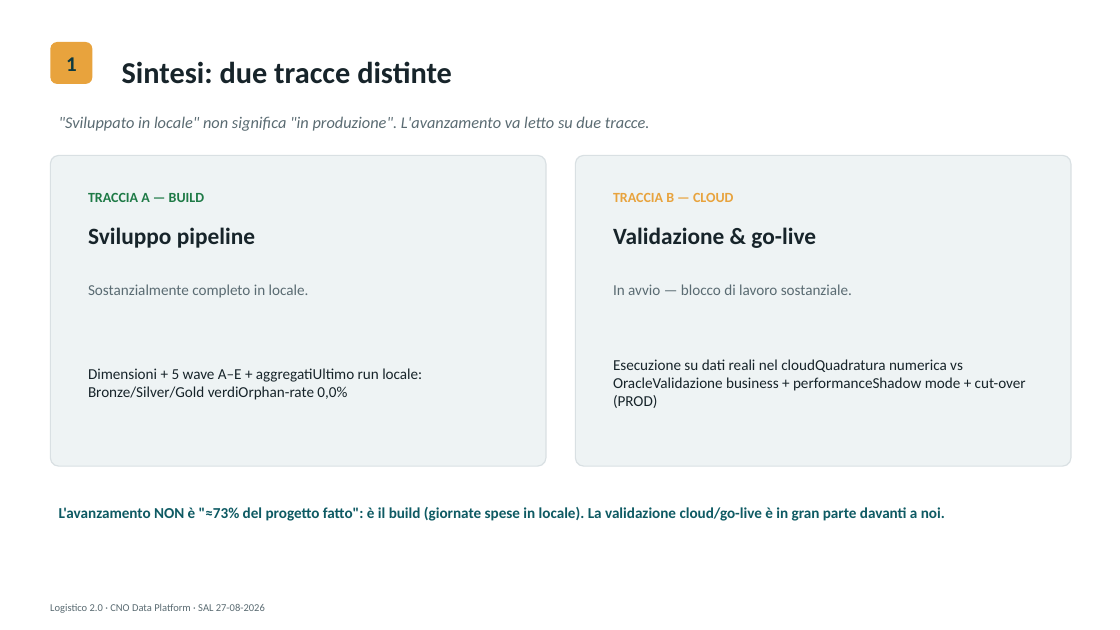
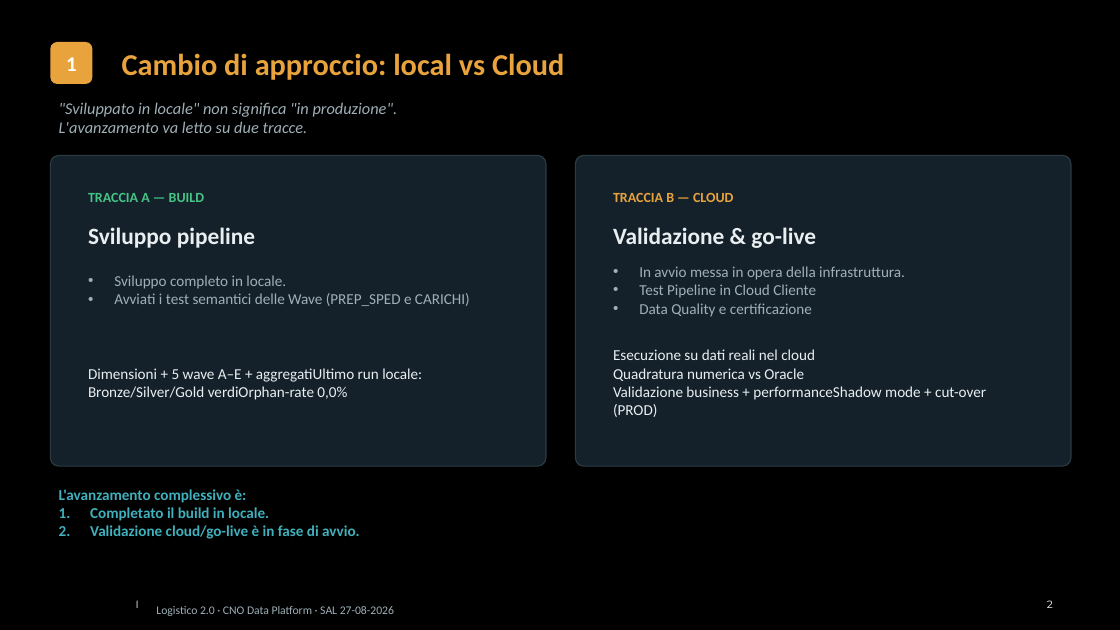
Before and after one commit to LuigiScrimitore/logistico-documentation, a slide deck: slide 2 of DOCS/piani/SAL_2026-08-27_Logistico2.0.pptx. Drawn at 1120x630 pixels with LibreOffice and Linux fonts; fonts in the diff are those of the drawing; background and template pictures are left out. Boxes give left, top, right and bottom in pixels: in the first picture for what was removed or moved away, otherwise in the second. Text is boxed around its words. In the diff, an @@ line names an element or a change of style, - is before the commit and + after.

```diff
--- a/DOCS/piani/SAL_2026-08-27_Logistico2.0.pptx
+++ b/DOCS/piani/SAL_2026-08-27_Logistico2.0.pptx
@@ background #FFFFFF to #000000 @@
@@ text "1" at <box>66,57,77,71</box>: text colour #0E3A40 to #FFFFFF @@
@@ text at <box>122,53,564,80</box>: text changed; text colour #17242A to #E8A33D @@
-Sintesi: due tracce distinte
+Cambio di approccio: local vs Cloud
@@ text at <box>59,102,398,133</box>: text changed; text colour #5A6B72 to #9FB0B7 @@
-"Sviluppato in locale" non significa "in produzione". L'avanzamento va letto su due tracce.
+"Sviluppato in locale" non significa "in produzione".
+L'avanzamento va letto su due tracce.
@@ rounded rectangle at <box>50,155,546,466</box>: fill #EEF3F4 to #14212A; outline #D9E0E3 1 pt to #2C3A42 1 pt @@
@@ rounded rectangle at <box>576,155,1071,466</box>: fill #EEF3F4 to #14212A; outline #D9E0E3 1 pt to #2C3A42 1 pt @@
@@ text "TRACCIA A — BUILD" at <box>88,193,204,202</box>: text colour #1E7A46 to #45C486 @@
@@ text colour #17242A to #E9EEF1 in 3 elements at <box>88,227,255,248</box>, <box>88,368,422,400</box>, <box>613,227,816,248</box> @@
@@ text at <box>639,266,905,317</box>: text changed; text colour #5A6B72 to #9FB0B7 @@
-In avvio — blocco di lavoro sostanziale.
+• In avvio messa in opera della infrastruttura.
+• Test Pipeline in Cloud Cliente
+• Data Quality e certificazione
@@ text at <box>114,275,470,306</box>: text changed; text colour #5A6B72 to #9FB0B7 @@
-Sostanzialmente completo in locale.
+• Sviluppo completo in locale.
+• Avviati i test semantici delle Wave (PREP_SPED e CARICHI)
@@ text at <box>613,349,986,417</box>: text changed; text colour #17242A to #E9EEF1 @@
-Esecuzione su dati reali nel cloudQuadratura numerica vs OracleValidazione business + performanceShadow mode + cut-over (PROD)
+Esecuzione su dati reali nel cloud
+Quadratura numerica vs Oracle
+Validazione business + performanceShadow mode + cut-over (PROD)
@@ text at <box>59,489,360,539</box>: text changed; text colour #0E5A63 to #3FB0BC @@
-L'avanzamento NON è "≈73% del progetto fatto": è il build (giornate spese in locale). La validazione cloud/go-live è in gran parte davanti a noi.
+L'avanzamento complessivo è:
+1. Completato il build in locale.
+2. Validazione cloud/go-live è in fase di avvio.
@@ text "Logistico 2.0 · CNO Data ...": place and size @@
-text "Logistico 2.0 · CNO Data ..." at <box>50,604,265,613</box>
+text "Logistico 2.0 · CNO Data ..." at <box>156,606,394,616</box>
@@ text "Logistico 2.0 · CNO Data ..." at <box>156,606,394,616</box>: size 9 to 10 pt, text colour #5A6B72 to #9FB0B7; indent changed; vertical alignment middle to top @@
@@ text added at <box>136,600,139,608</box>, 9 pt, text #FFFFFF @@
+I
@@ page number added at <box>1047,600,1053,608</box>, 9 pt, text #FFFFFF @@
+2
```
Also in this commit, not shown: 5 other slides changed, 2 slides added, 1 slide removed, 1 other file.
